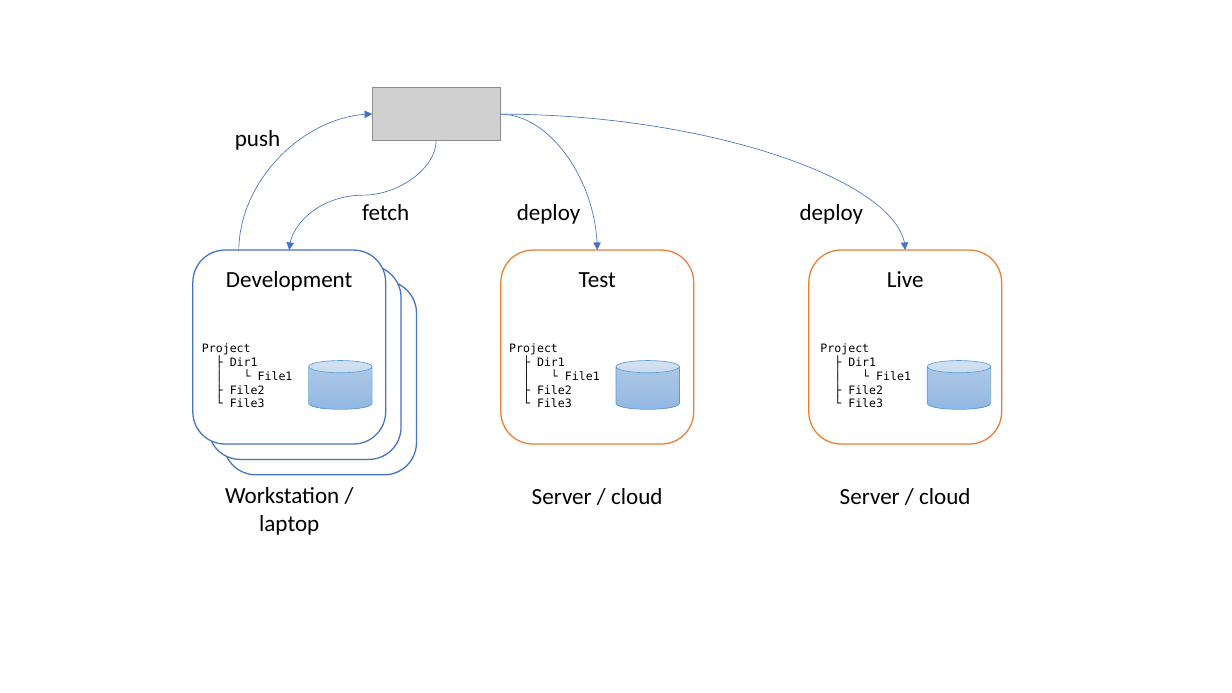
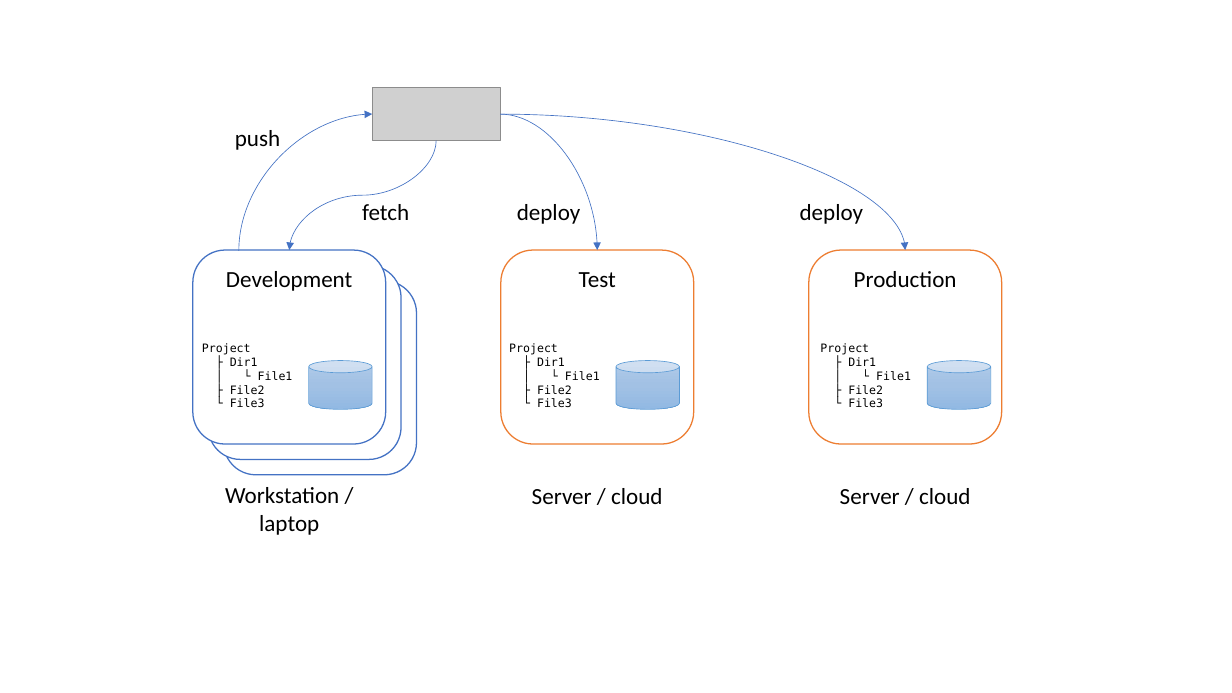
Before and after one commit to edinburgh-napier/SET09102, a slide deck: slide 4 of images/graphics.pptx. Drawn at 1232x693 pixels with LibreOffice and Linux fonts; fonts in the diff are those of the drawing; grey boxes stand for pictures. Boxes give left, top, right and bottom in pixels: in the first picture for what was removed or moved away, otherwise in the second. Text is boxed around its words. In the diff, an @@ line names an element or a change of style, - is before the commit and + after.

```diff
--- a/images/graphics.pptx
+++ b/images/graphics.pptx
@@ text in rounded rectangle at bbox=[854, 271, 957, 287]: text changed @@
-Live
+Production
```
Also in this commit, not shown: 12 slides added, 17 other files.
